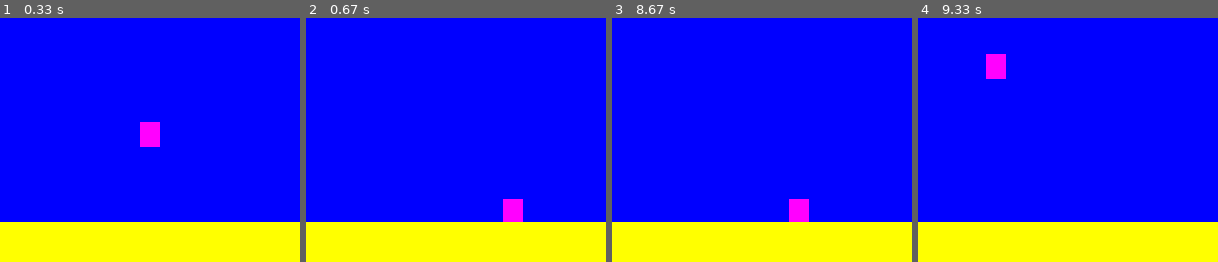
Above: before the commit, frames 1-4 (left to right).
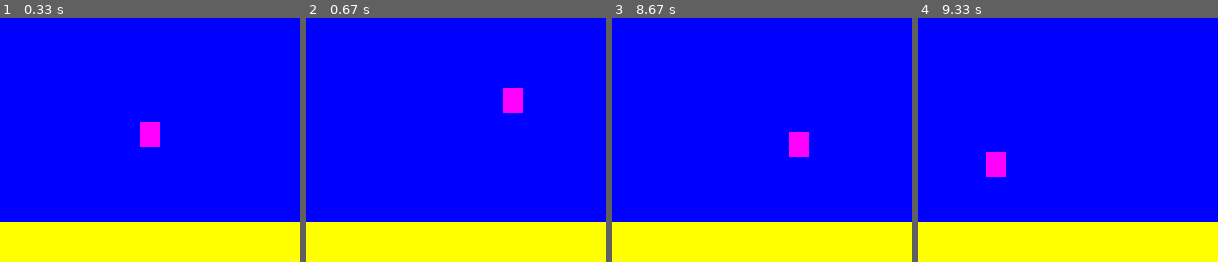
Above: after the commit, the same moments.

Repository: Calum-Johnston/pygame_2d_platformer
Game: pygame game, started from main.py
Two runs of this game, one before a commit and one after it. Both use one fixed random seed, a clock stepped at 60 frames per second and the inputs below.
Inputs:
- Up to frame 1 (0.33 s): no input
- Up to frame 2 (0.67 s): hold Space from 0.33 s (still down); hold Right from 0.33 s (still down)
- Up to frame 3 (8.67 s): release Space at 0.8 s; release Right at 0.8 s; hold Right 0.83-1.3 s; hold Right 1.33-1.8 s; hold Left 1.83-2.37 s; hold Left 2.4-2.8 s; hold Right 2.83-3.47 s; hold Left 3.5-3.97 s; hold Right 4-4.47 s; hold Right 4.5-4.97 s; hold Left 5-5.53 s; hold Left 5.57-5.97 s; hold Right 6-6.63 s; hold Left 6.67-7.13 s; hold Right 7.17-7.63 s; hold Right 7.67-8.13 s; tap Space at 7.73, 8.03, 8.23, 8.53 s; hold Left from 8.17 s (still down)
- Up to frame 4 (9.33 s): release Left at 8.7 s; hold Left 8.73-9.13 s; tap Space at 8.8, 9.1, 9.23 s; hold Right from 9.17 s (still down)

Frame 1 is identical in both runs. In frame 2, 1.3% of the frame differs, in the area x 65-73%, y 28-84%; in frame 3, 1.3%; in frame 4, 1.4%, in the area x 22-30%, y 14-66%.

Commit message:
Moved some stuff around

Diff:
--- a/main.py
+++ b/main.py
@@ -58,23 +58,12 @@
             if event.type == pygame.QUIT:
                 running = False
                 self.gameinstance = False
-            if event.type == pygame.KEYDOWN:
-                if event.key == pygame.K_SPACE:
-                    self.player.jump()
+
 
     """ This method is run each time through the frame. It
         updates positions and checks for collisions. """
     def update(self):
         self.all_sprites.update()
-        #Check for collison (only if falling - prevents glitching to platforms)
-        if(self.player.velocity.y > 0):
-            collision = pygame.sprite.spritecollide(self.player, self.platform_sprites, False)
-            if(collision):
-                self.platform = collision[0]
-                self.player.pos.y = self.platform.rect.top + 1
-                self.player.velocity.y = 0
-
-
 
 
     """ Display everything to the screen for the game. """
--- a/sprites.py
+++ b/sprites.py
@@ -26,10 +26,8 @@
         self.acceleration = vec(0, 0)
 
     def update(self):
-
         # Default acceleration is 0 (x-direction) and GRAVITY (y-direction)
         self.acceleration = vec(0, PLAYER_GRAVITY)  # i.e. always accelerting downwards unless changed later
-
 
         # Determine whether the player is accelerating
         keysPressed = pygame.key.get_pressed()
@@ -37,6 +35,8 @@
             self.acceleration.x = PLAYER_ACCELERATION
         if(keysPressed[pygame.K_LEFT]):
             self.acceleration.x = -PLAYER_ACCELERATION
+        if(keysPressed[pygame.K_SPACE]):
+            self.jump()
 
         # Decrease acceleration according friction, update velocity according to acceleration
         self.acceleration.x += self.velocity.x * PLAYER_FRICTION  # Friction only applies to x-range
@@ -50,6 +50,14 @@
             self.pos.x = 0
         if(self.pos.x < 0):
             self.pos.x = WIDTH
+
+        #Check for collison (only if falling - prevents glitching to platforms)
+        if(self.velocity.y > 0):  # y velocity > 0 means we're moving downnward
+            collision = pygame.sprite.spritecollide(self, self.game.platform_sprites, False)
+            if(collision):
+                self.platform = collision[0]
+                self.pos.y = self.platform.rect.top + 1
+                self.velocity.y = 0
 
         # Updates player position (keep track of bottom, since this is used in collisons)
         self.rect.midbottom = self.pos
Not shown, removed: Assignment/~WRL0614.tmp
